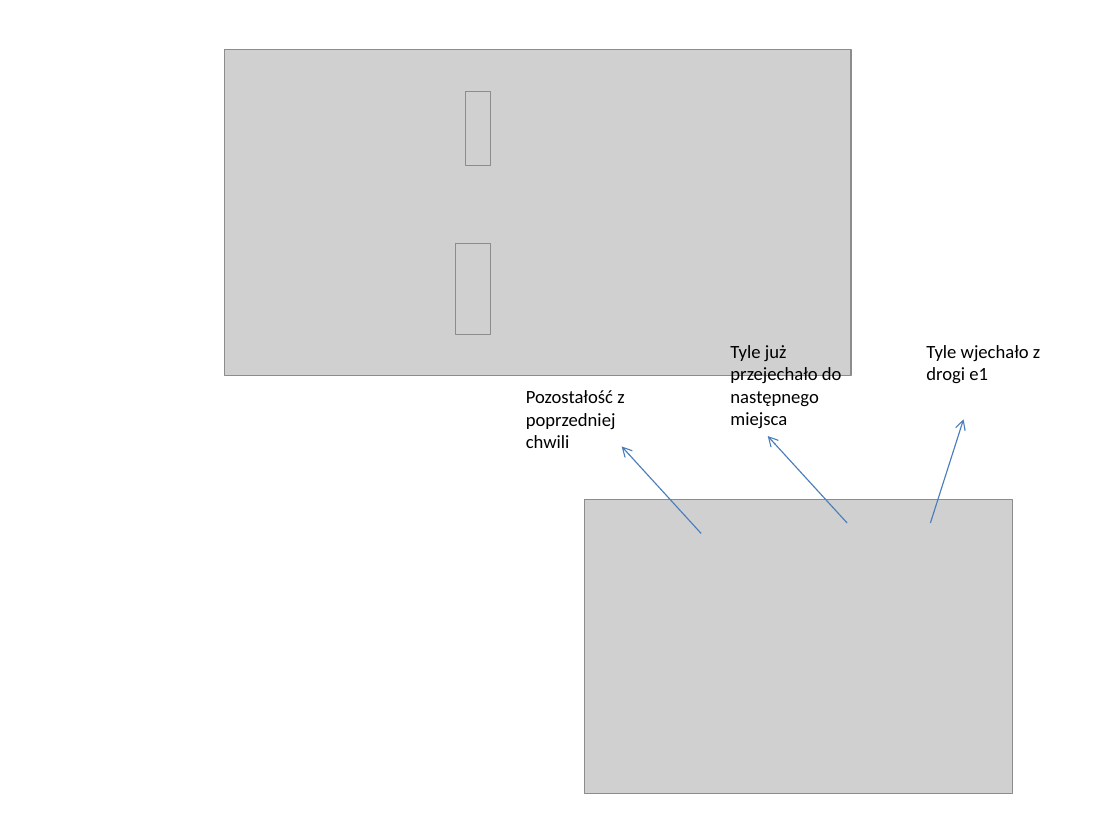
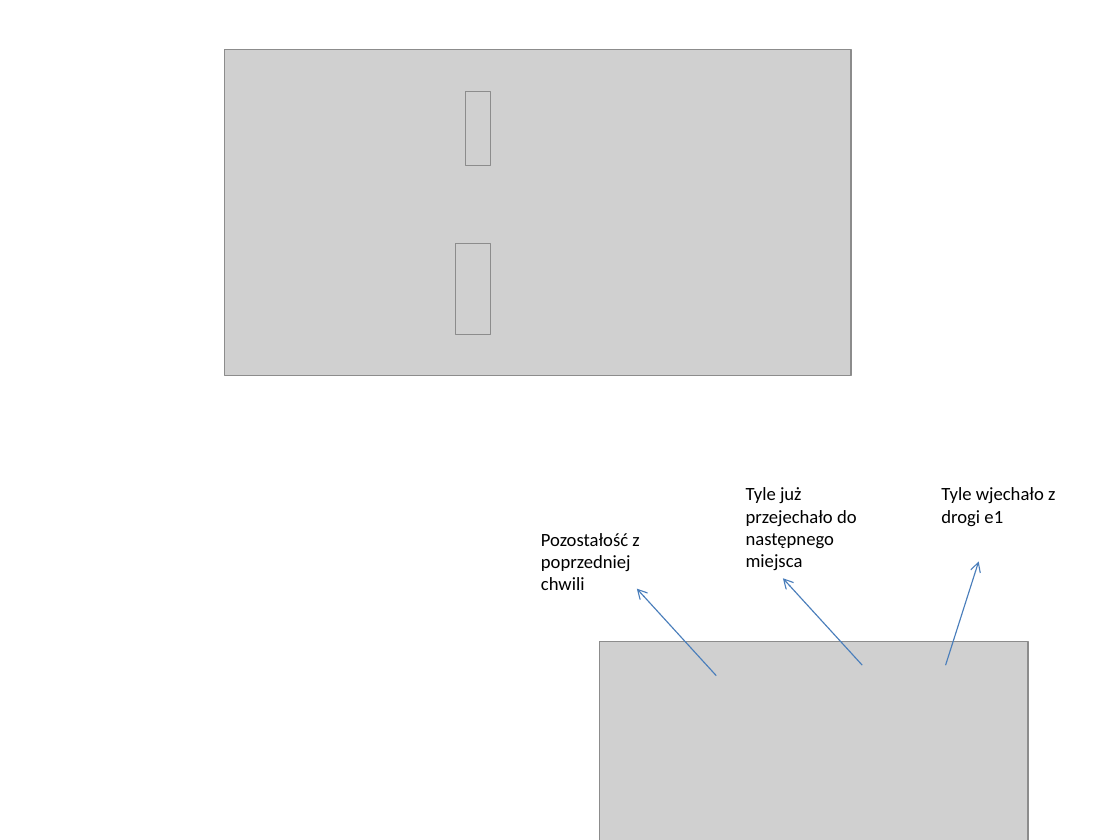
Before and after one commit to johny1614/magazyn, a slide deck: slide 1 of rysowanie/skrz_1_temp.pptx. Drawn at 1120x840 pixels with LibreOffice and Linux fonts; fonts in the diff are those of the drawing; grey boxes stand for pictures. Boxes give left, top, right and bottom in pixels: in the first picture for what was removed or moved away, otherwise in the second. Text is boxed around its words. In the diff, an @@ line names an element or a change of style, - is before the commit and + after.

```diff
--- a/rysowanie/skrz_1_temp.pptx
+++ b/rysowanie/skrz_1_temp.pptx
@@ 3 texts, 3 arrows, 1 picture: place and size @@
-3 texts, 3 arrows, 1 picture at bbox=[526, 345, 1040, 793]
+3 texts, 3 arrows, 1 picture at bbox=[541, 487, 1055, 840]
```
Also in this commit, not shown: 14 other files.
